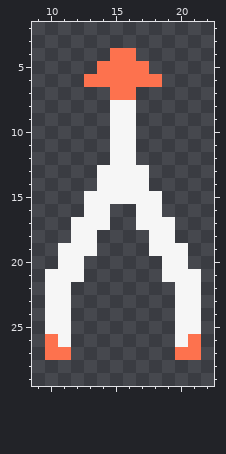
Two versions of one pixel-art sprite, core/assets/Ui/Icons/MergerIcon.png. That is the earlier state.
The file is 32x32 pixels. Shown: x 9..22, y 2..29.
Now the later version:
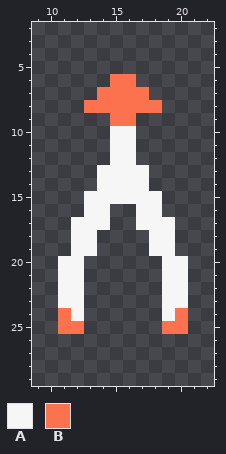
Palette (. is transparent): A #f6f6f6  B #fd724e
The exact change:
@@ x 9..22 @@
  3 ..............
- 4 ......BB......
- 5 .....BBBB.....
- 6 ....BBBBBB....
- 7 ......BB......
- 8 ......AA......
- 9 ......AA......
+ 4 ..............
+ 5 ..............
+ 6 ......BB......
+ 7 .....BBBB.....
+ 8 ....BBBBBB....
+ 9 ......BB......
 10 ......AA......
@@ x 9..22 @@
 18 ...AA....AA...
-19 ..AAA....AAA..
+19 ...AA....AA...
 20 ..AA......AA..
-21 .AAA......AAA.
-22 .AA........AA.
-23 .AA........AA.
-24 .AA........AA.
-25 .AA........AA.
-26 .BA........AB.
-27 .BB........BB.
+21 ..AA......AA..
+22 ..AA......AA..
+23 ..AA......AA..
+24 ..BA......AB..
+25 ..BB......BB..
+26 ..............
+27 ..............
 28 ..............
